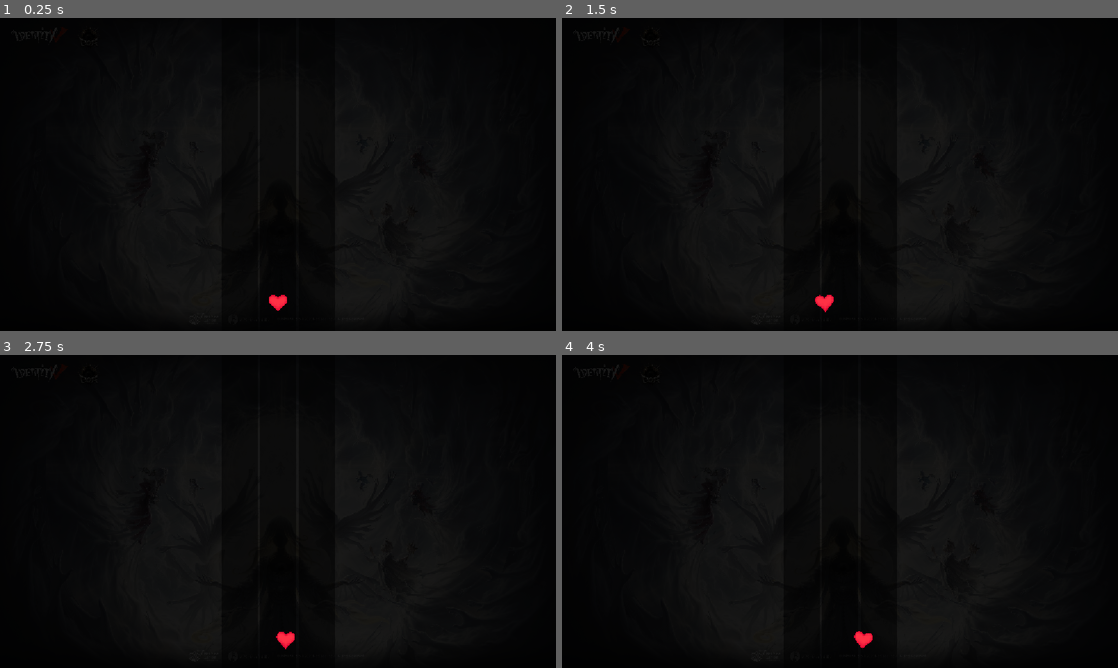
Above: before the commit, frames 1-4 (two rows, left to right).
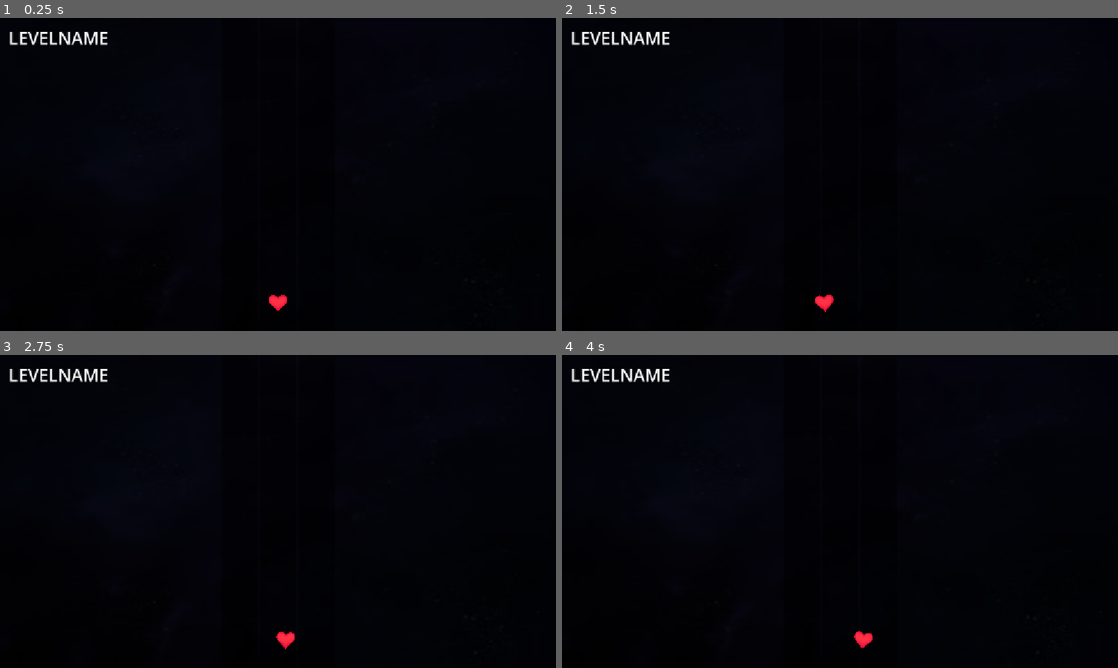
Above: after the commit, the same moments.

Repository: YugoJr/Prototype
Game: Godot game, scene res://scenes/main_scene.tscn
The game is run twice, just before and just after one commit, with the same random seed, the same clock (stepped at 60 frames per second) and the same inputs. Sound files missing from this copy of the repository are replaced by a short silence.
Inputs (mouse positions are in pixels of both pictures, inside the frame that each line leads up to):
- Up to frame 1 (0.25 s): no input
- Up to frame 2 (1.5 s): tap Enter at 0.5 s; move the mouse to (962, 158) at 0.52 s; tap C (noteC) at 0.6 s; tap Space at 1.25 s; move the mouse to (728, 190) at 1.27 s; hold Shift (shiftLEFT) from 1.28 s (still down); tap D (noteD) at 1.35 s
- Up to frame 3 (2.75 s): tap Enter at 2 s; move the mouse to (333, 442) at 2.02 s; release Shift (shiftLEFT) at 2.03 s; tap E (noteE) at 2.1 s
- Up to frame 4 (4 s): tap Space at 2.75 s; move the mouse to (812, 574) at 2.77 s; tap F (noteF) at 2.85 s; tap Enter at 3.5 s; move the mouse to (1006, 558) at 3.52 s; hold Shift (shiftLEFT) from 3.53 s (still down); tap I (noteI) at 3.6 s

The runs differ from the first frame. In frame 1, 0.4% of the frame differs, in the area x 1-20%, y 4-9%; in frame 2, 0.4%, in the area x 1-49%, y 4-94%; in frame 3, 0.4%; in frame 4, 0.4%.

Commit message:
ui update

Diff:
--- /dev/null
+++ b/scenes/intro.tscn
@@ -0,0 +1,46 @@
+[gd_scene format=3 uid="uid://dn4ecmii7hndc"]
+
+[sub_resource type="StyleBoxFlat" id="StyleBoxFlat_sjfbp"]
+bg_color = Color(0, 0, 0, 0.76862746)
+corner_radius_top_left = 15
+corner_radius_top_right = 15
+corner_radius_bottom_right = 15
+corner_radius_bottom_left = 15
+
+[node name="intro" type="Control" unique_id=275148902]
+layout_mode = 3
+anchors_preset = 15
+anchor_right = 1.0
+anchor_bottom = 1.0
+grow_horizontal = 2
+grow_vertical = 2
+
+[node name="Panel" type="Panel" parent="." unique_id=1434333654]
+layout_mode = 1
+anchors_preset = 8
+anchor_left = 0.5
+anchor_top = 0.5
+anchor_right = 0.5
+anchor_bottom = 0.5
+offset_left = -150.0
+offset_top = -150.0
+offset_right = 150.0
+offset_bottom = 150.0
+grow_horizontal = 2
+grow_vertical = 2
+pivot_offset_ratio = Vector2(0.5, 0.5)
+theme_override_styles/panel = SubResource("StyleBoxFlat_sjfbp")
+
+[node name="Label" type="Label" parent="Panel" unique_id=144230747]
+layout_mode = 1
+anchors_preset = 5
+anchor_left = 0.5
+anchor_right = 0.5
+offset_left = -102.0
+offset_top = 6.0
+offset_right = 102.0
+offset_bottom = 53.0
+grow_horizontal = 2
+theme_override_font_sizes/font_size = 34
+text = "LEVEL NAME"
+horizontal_alignment = 1
--- a/scenes/main_ui.tscn
+++ b/scenes/main_ui.tscn
@@ -1,6 +1,6 @@
 [gd_scene format=3 uid="uid://bnpkfp3pi4wix"]
 
-[ext_resource type="Texture2D" uid="uid://duq7tvm047d1e" path="res://assets/background/coa9.jpeg" id="1_fnul3"]
+[ext_resource type="Texture2D" uid="uid://d3hmwidohdq8p" path="res://assets/background/bg2.jpeg" id="1_fnul3"]
 
 [sub_resource type="StyleBoxFlat" id="StyleBoxFlat_fnul3"]
 bg_color = Color(0, 0, 0, 0.5058824)
@@ -68,3 +68,12 @@
 grow_horizontal = 2
 grow_vertical = 2
 theme_override_styles/panel = SubResource("StyleBoxFlat_fnul3")
+
+[node name="Label" type="Label" parent="." unique_id=257748594]
+layout_mode = 0
+offset_left = 18.0
+offset_top = 16.0
+offset_right = 225.0
+offset_bottom = 66.0
+theme_override_font_sizes/font_size = 36
+text = "LEVELNAME"
--- a/scripts/player.gd
+++ b/scripts/player.gd
@@ -6,5 +6,5 @@
 	var boxLeft = global.centerViewport.x - 80
 	var boxRight = global.centerViewport.x + 80
 	var targetX = lerp(boxLeft, boxRight, mouseRatio)
-	position.x = lerp(position.x, targetX, 0.3)
+	position.x = lerp(position.x, targetX, 1)
 	rotation = (position.x - global.centerViewport.x) / 360
Binary file added: assets/background/bg2.jpeg
Not shown, added: assets/background/bg2.jpeg.import
